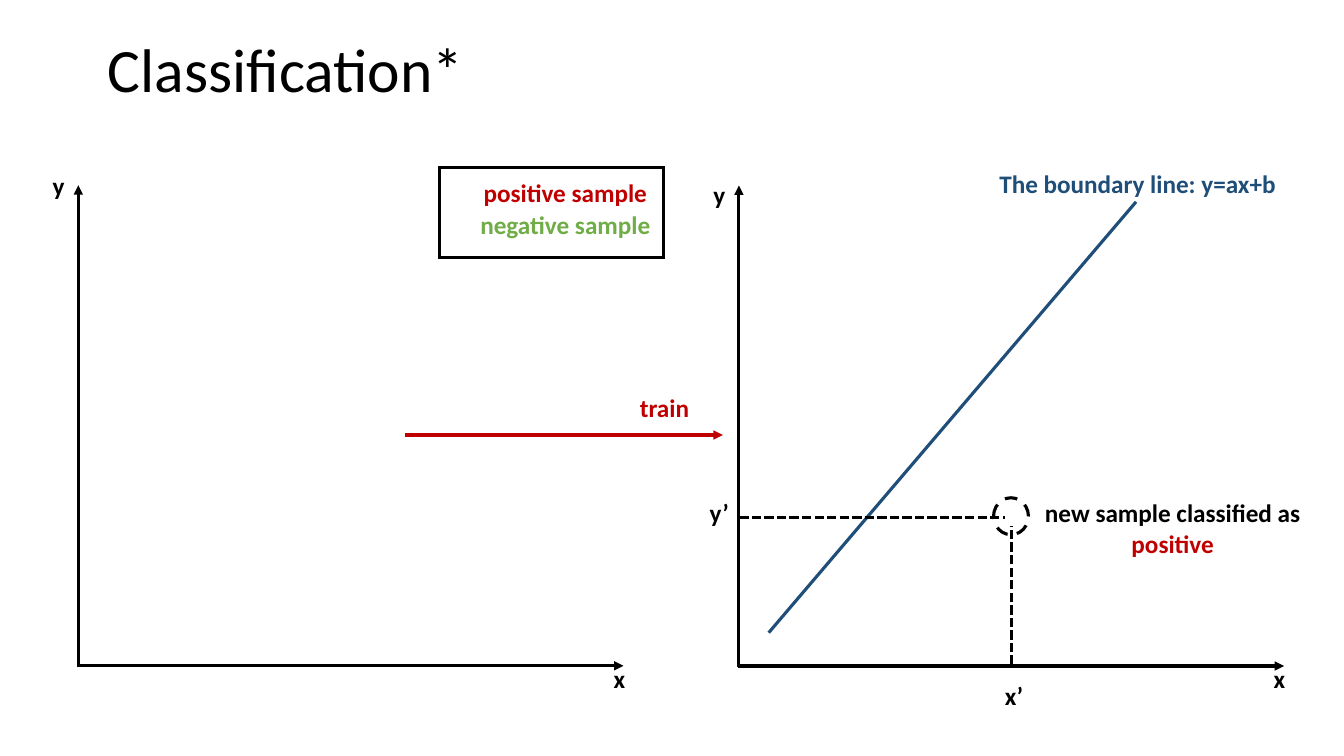
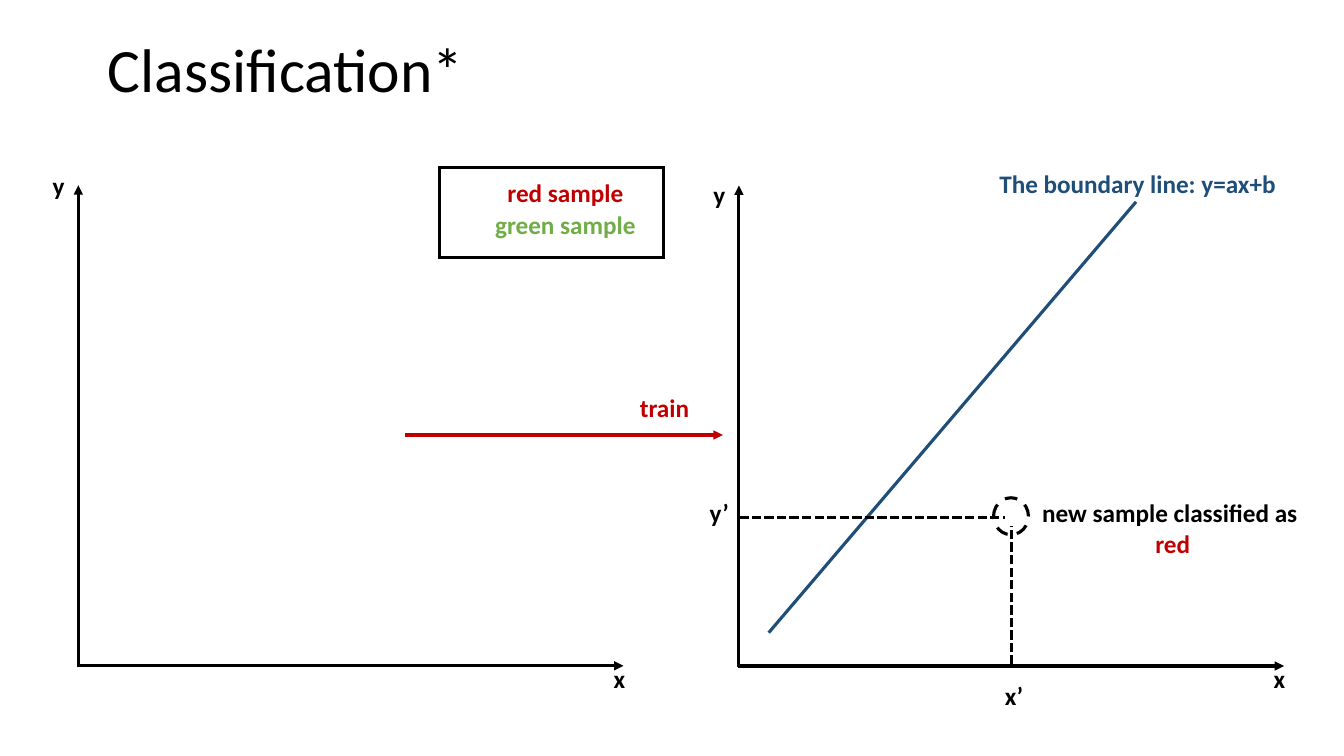
Before and after one commit to fsb-edu/ML4Food, a slide deck: slide 19 of images/Graphics of ML4Food.pptx. Drawn at 1344x756 pixels with LibreOffice and Linux fonts; fonts in the diff are those of the drawing; background and template pictures are left out. Boxes give left, top, right and bottom in pixels: in the first picture for what was removed or moved away, otherwise in the second. Text is boxed around its words. In the diff, an @@ line names an element or a change of style, - is before the commit and + after.

```diff
--- a/images/Graphics of ML4Food.pptx
+++ b/images/Graphics of ML4Food.pptx
@@ text at (x1=507, y1=184, x2=623, y2=206): text changed @@
-positive sample
+red sample
@@ text in rounded rectangle at (x1=495, y1=216, x2=635, y2=239): text changed @@
-negative sample
+green sample
@@ text at (x1=1042, y1=504, x2=1297, y2=554): text changed @@
-new sample classified as positive
+new sample classified as
+red
```
Also in this commit, not shown: 1 other slide changed, 1 slide added, 7 other files.
